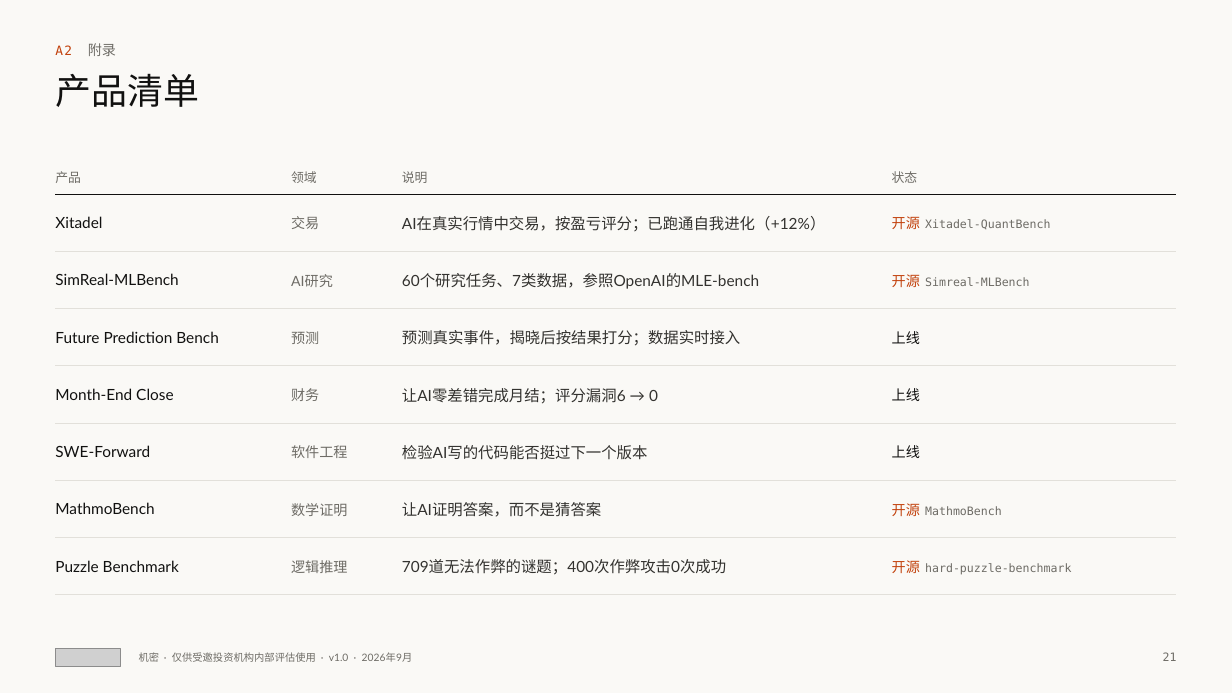
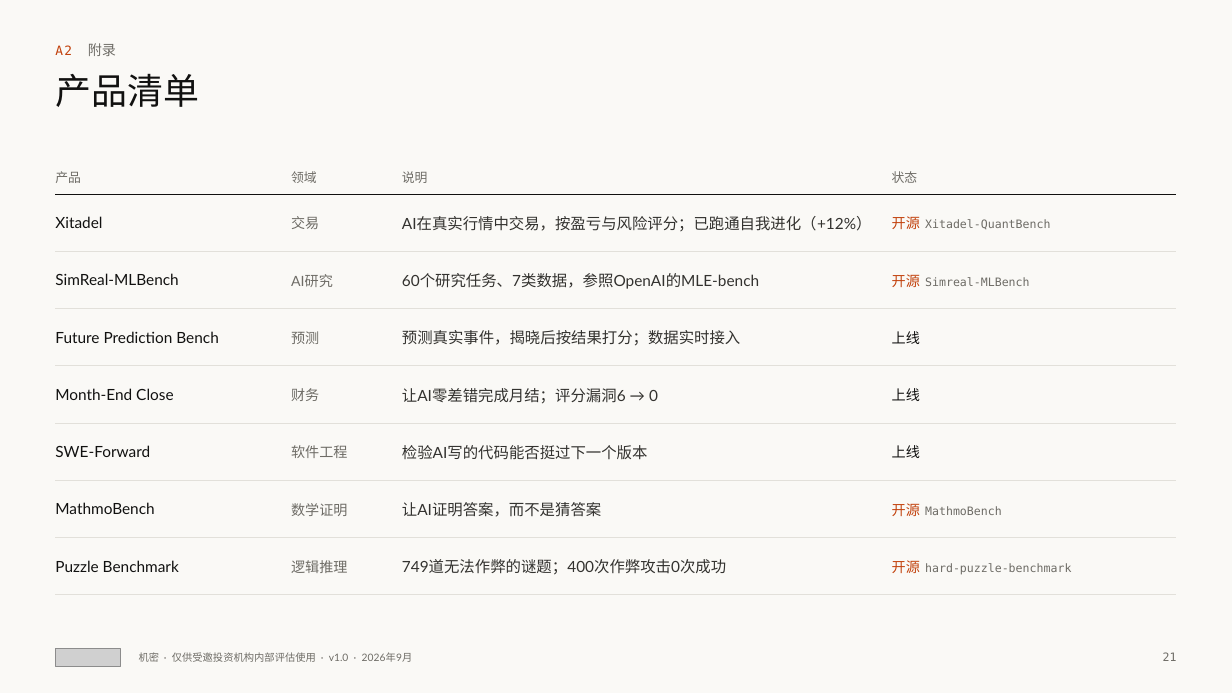
Before and after one commit to wangchen0802/Delta1, a slide deck: slide 21 of SimReal-BP-ZH.pptx. Drawn at 1232x693 pixels with LibreOffice and Linux fonts; fonts in the diff are those of the drawing; grey boxes stand for pictures. Boxes give left, top, right and bottom in pixels: in the first picture for what was removed or moved away, otherwise in the second. Text is boxed around its words. In the diff, an @@ line names an element or a change of style, - is before the commit and + after.

```diff
--- a/SimReal-BP-ZH.pptx
+++ b/SimReal-BP-ZH.pptx
@@ table at [55, 159, 1177, 579] @@
-row 2, column 3: AI在真实行情中交易，按盈亏评分；已跑通自我进化（+12%）
+row 2, column 3: AI在真实行情中交易，按盈亏与风险评分；已跑通自我进化（+12%）
-row 8, column 3: 709道无法作弊的谜题；400次作弊攻击0次成功
+row 8, column 3: 749道无法作弊的谜题；400次作弊攻击0次成功
```
Also in this commit, not shown: 2 other slides changed, 3 other files.
